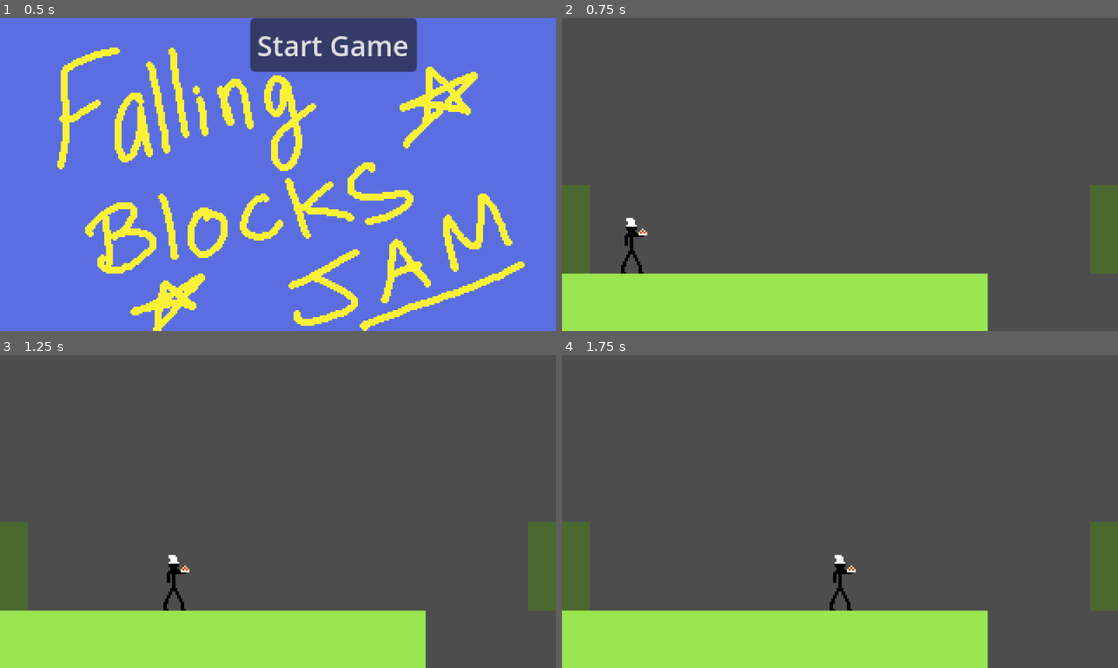
Above: before the commit, frames 1-4 (two rows, left to right).
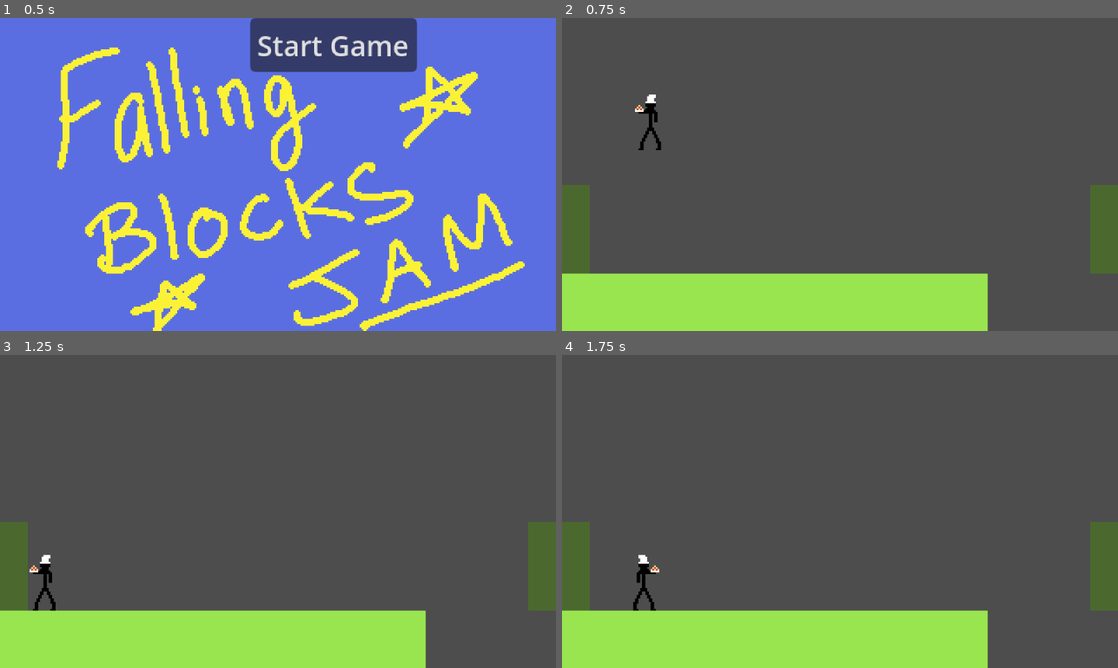
Above: after the commit, the same moments.

Repository: dfebs/falling-blocks-game-jam
Game: Godot game, scene res://main.tscn
Same seed, same stepped clock (60 frames per second), same inputs: the game is played once before the commit and once after it.
Inputs:
- Up to frame 1 (0.5 s): no input
- Up to frame 2 (0.75 s): click "Start Game" at 0.5 s
- Up to frame 3 (1.25 s): no input
- Up to frame 4 (1.75 s): no input

Frame 1 is identical in both runs. In frame 2, 0.6% of the frame differs, in the area x 10-18%, y 24-82%; in frame 3, 0.6%; in frame 4, 0.6%.

Commit message:
jump when we see a gap in front of us

Diff:
--- a/Character/character.gd
+++ b/Character/character.gd
@@ -1,31 +1,29 @@
 extends CharacterBody2D
 
 var gravity = ProjectSettings.get_setting("physics/2d/default_gravity")
-var MAX_SPEED = 2
-@export var direction = 1
+var MAX_SPEED = 50
+@export var direction = -1
 @export var ray_cast_2d: RayCast2D
-@export var JUMP_VELOCITY = 200
-
-var bounce_cd = 1
-var _cd_timer = 0
+@export var JUMP_VELOCITY = -500
 
 func _physics_process(delta: float) -> void:
-	_cd_timer += delta
-	if not is_on_floor():
+	if is_on_floor():
+		if velocity.y >= 0:
+			velocity.y = 0
+	else:
 		velocity.y += gravity * delta
-	else:
-		velocity.x = direction * MAX_SPEED
-		move_toward(velocity.x, 0, MAX_SPEED)
 
-	var collision = move_and_collide(velocity)
-	if collision:
-		var collider = collision.get_collider()
-		if !(collider is Floor):
-			#print("Collided with: ", collider.name)
-			direction *= -1
-		else:
-			move_and_slide()
-
+	velocity.x = direction * MAX_SPEED
 	if is_on_floor() and not ray_cast_2d.is_colliding():
 		velocity.y = JUMP_VELOCITY
-		move_and_slide()
+
+	move_and_slide()
+
+	if is_on_floor() and get_slide_collision_count() > 0:
+		var collision = get_last_slide_collision()
+		var collider = collision.get_collider()
+
+		# Confirm we are actually hitting a wall side-on, not the floor beneath us
+		if !(collider is Floor) and abs(collision.get_normal().x) > 0.7:
+			direction *= -1
+			scale *= Vector2(-1, 1)
--- a/Character/character.tscn
+++ b/Character/character.tscn
@@ -8,6 +8,7 @@
 height = 32.0
 
 [node name="Character" type="CharacterBody2D" unique_id=1569744773 node_paths=PackedStringArray("ray_cast_2d")]
+scale = Vector2(-1, 1)
 script = ExtResource("1_nwtvh")
 ray_cast_2d = NodePath("RayCast2D")
 
@@ -19,6 +20,6 @@
 shape = SubResource("CapsuleShape2D_djvyk")
 
 [node name="RayCast2D" type="RayCast2D" parent="." unique_id=862157123]
-position = Vector2(17, 19)
+position = Vector2(16, 16)
 target_position = Vector2(0, 8)
 hit_from_inside = true
--- a/Levels/starting_level.tscn
+++ b/Levels/starting_level.tscn
@@ -16,7 +16,7 @@
 start_marker = NodePath("Marker2D")
 
 [node name="Marker2D" type="Marker2D" parent="." unique_id=620127984]
-position = Vector2(-133, -57)
+position = Vector2(-101, -48)
 
 [node name="Floor" type="Node2D" parent="." unique_id=799185082]
 
